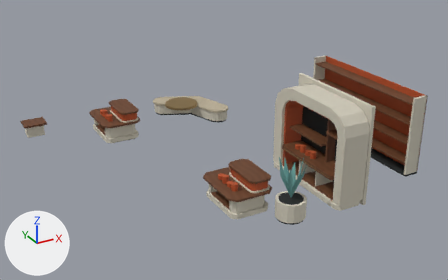
A saved change to the glTF model external_packages/shopping_promenade_20261009/exports/SHOP_D09_P72_F392__fitout.glb.
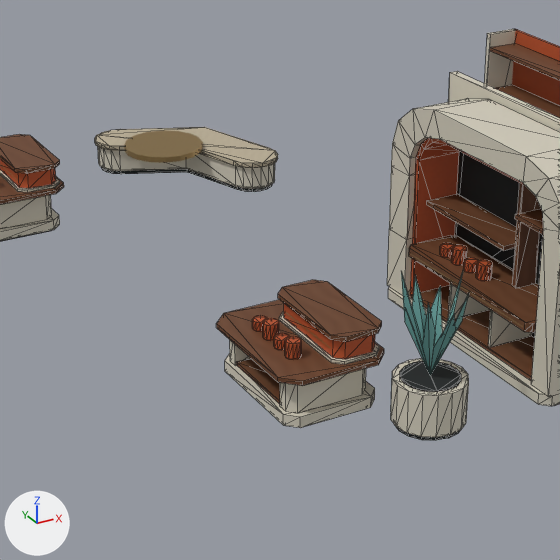
Each version appears first whole from a 50 mm lens placed at (-8.51, -16.81, 8.88), pointed at (0.45, -0.53, 0.74), and next in a close-up on the part from 25% to 77% of the width and 16% to 98% of the height. Every picture has the same lights, and +X, +Y and +Z are marked at lower left. The older version's two pictures come first. The close-ups show mesh edges as thin lines. Vertices at exactly the same position are counted once.

The first close-up shows 'SHOP_D09_P72_F392__fitout__champagne_metal', 'SHOP_D09_P72_F392__fitout__dark_rubber', 'SHOP_D09_P72_F392__fitout__ivory_enamel', 'SHOP_D09_P72_F392__fitout__oatmeal_weave', 'SHOP_D09_P72_F392__fitout__quiet_teal', 'SHOP_D09_P72_F392__fitout__retail_terracotta_enamel', 'SHOP_D09_P72_F392__fitout__warm_walnut'.
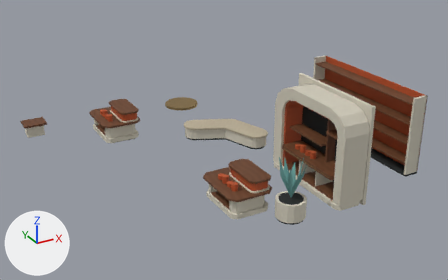
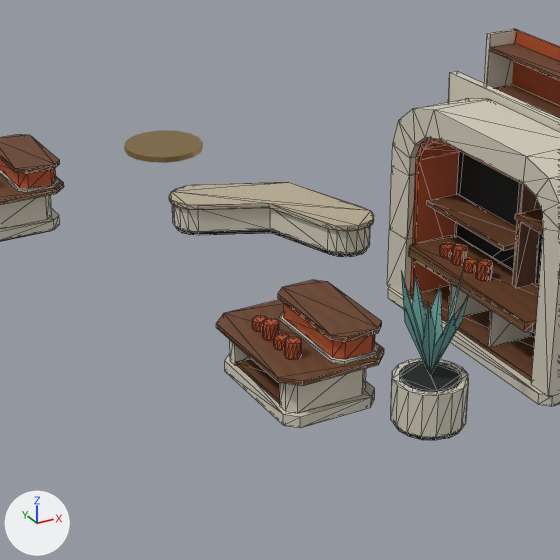
The change, as a diff of the scene's bpy script:
```diff
--- a/external_packages/shopping_promenade_20261009/exports/SHOP_D09_P72_F392__fitout.glb.py
+++ b/external_packages/shopping_promenade_20261009/exports/SHOP_D09_P72_F392__fitout.glb.py
@@ me_shop_d09_p72_f392__fitout__dark_rubber @@
 # used by ob_shop_d09_p72_f392__fitout__dark_rubber; location = (0.0, 0.0, 0.0)
-me_shop_d09_p72_f392__fitout__dark_rubber.from_pydata(...)  # 252 vertices, 444 faces; spans x -2.46..5.35, y -5.0..4.82, z 0.0..2.49
+me_shop_d09_p72_f392__fitout__dark_rubber.from_pydata(...)  # 252 vertices, 444 faces; spans x -2.46..5.35, y -5.0..4.21, z 0.0..2.49
+# me_shop_d09_p72_f392__fitout__dark_rubber part 1: the loose piece of 40 vertices spanning x 0.18..2.32, y 2.48..4.82, z 0.0..0.07 is moved by (0.0, -2.8, 0.0)
 me_shop_d09_p72_f392__fitout__dark_rubber.materials.append(mat_astraea_dark_rubber)
@@ me_shop_d09_p72_f392__fitout__ivory_enamel @@
 me_shop_d09_p72_f392__fitout__ivory_enamel.from_pydata(...)  # 364 vertices, 678 faces; spans x -4.8..5.35, y -5.05..4.9, z 0.0..3.0
 # used by ob_shop_d09_p72_f392__fitout__ivory_enamel; location = (0.0, 0.0, 0.0)
+# me_shop_d09_p72_f392__fitout__ivory_enamel part 2: the loose piece of 40 vertices spanning x 0.14..2.36, y 2.44..4.86, z 0.07..0.43 is moved by (0.0, -2.8, 0.0)
 me_shop_d09_p72_f392__fitout__ivory_enamel.materials.append(mat_astraea_ivory_enamel)
@@ me_shop_d09_p72_f392__fitout__oatmeal_weave @@
 # used by ob_shop_d09_p72_f392__fitout__oatmeal_weave; location = (0.0, 0.0, 0.0)
-me_shop_d09_p72_f392__fitout__oatmeal_weave.from_pydata(...)  # 40 vertices, 76 faces; spans x 0.09..2.41, y 2.39..4.91, z 0.43..0.5
+me_shop_d09_p72_f392__fitout__oatmeal_weave.from_pydata(...)  # 40 vertices, 76 faces; spans x 0.09..2.41, y -0.41..2.11, z 0.43..0.5
+# me_shop_d09_p72_f392__fitout__oatmeal_weave part 3: the whole mesh is moved by (0.0, -2.8, 0.0)
 me_shop_d09_p72_f392__fitout__oatmeal_weave.materials.append(mat_astraea_oatmeal_weave)
```

Pixel boxes (x1, y1, x2, y2) of what changed, in the close-ups (560 x 560 px; the box of a moved part takes in the faces that stretch with it):
'SHOP_D09_P72_F392__fitout__oatmeal_weave', moved
    before: (95, 127, 278, 168)
    after: (169, 182, 374, 232)
part 1 of me_shop_d09_p72_f392__fitout__dark_rubber, moved or reshaped
    before: (101, 167, 272, 192)
    after: (176, 227, 367, 257)
part 2 of me_shop_d09_p72_f392__fitout__ivory_enamel, moved or reshaped
    before: (98, 147, 275, 189)
    after: (173, 205, 370, 254)
